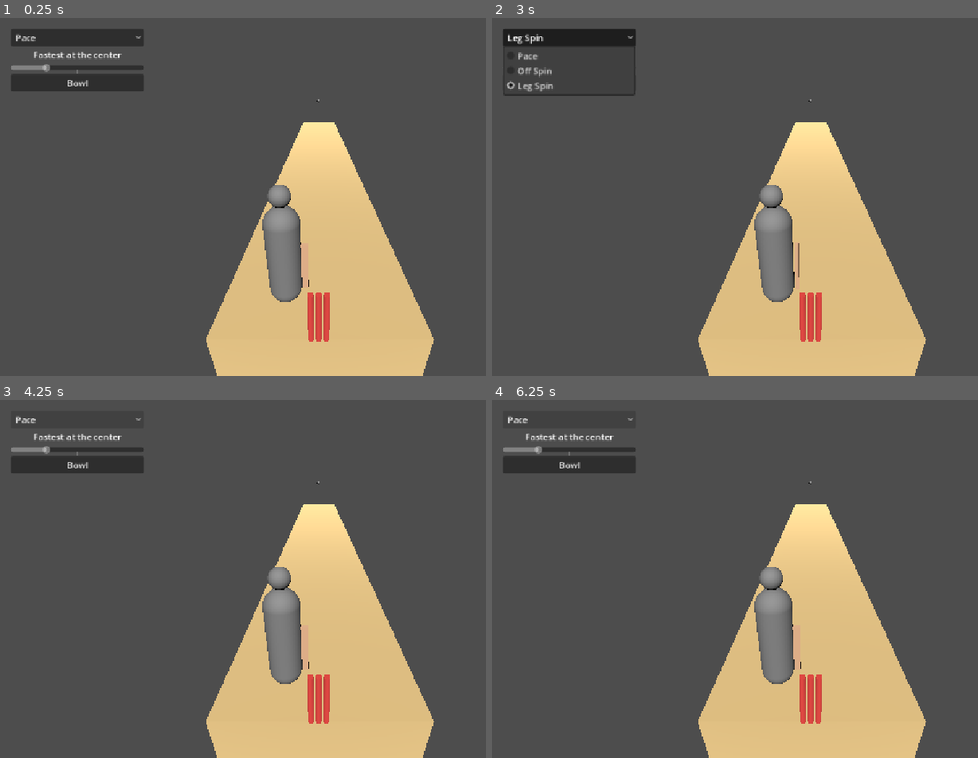
Above: before the commit, frames 1-4 (two rows, left to right).
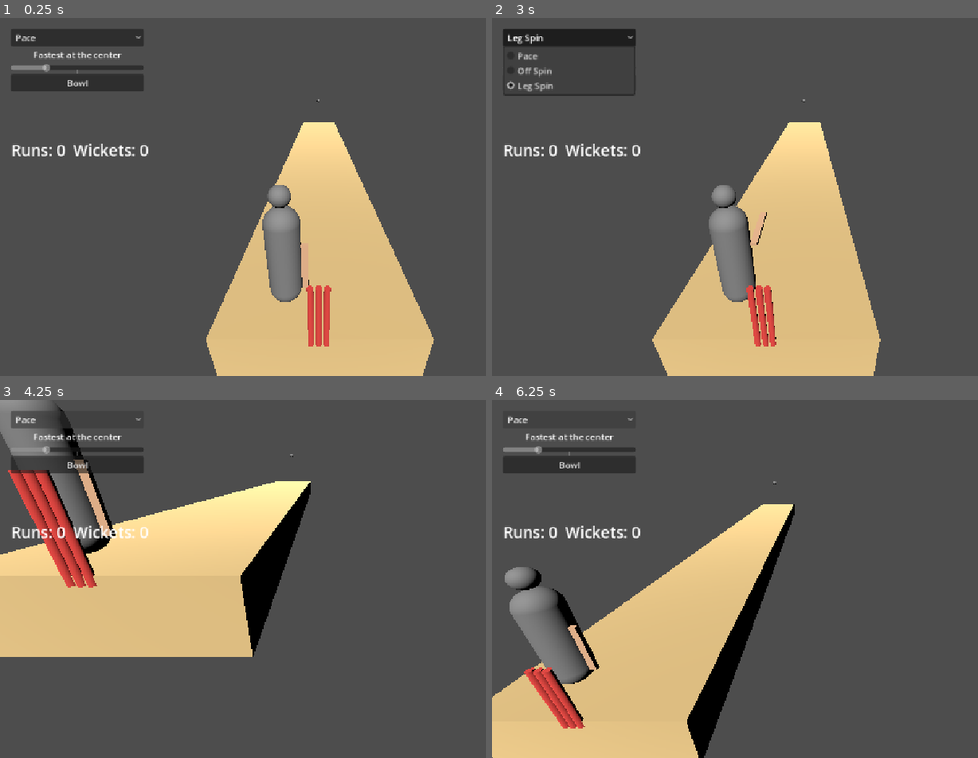
Above: after the commit, the same moments.

Repository: aranmahadevan108-prog/Real-Work-Haven
Game: Godot game, scene res://Cricket Batting Experience.tscn
Same seed, same stepped clock (60 frames per second), same inputs: the game is played once before the commit and once after it.
Inputs:
- Up to frame 1 (0.25 s): no input
- Up to frame 2 (3 s): click "Pace" at 0.5 s; click "Bowl" at 1.25 s; click "Leg Spin" at 2 s; tap Enter at 2.75 s; hold Right from 2.78 s (still down); tap Space (swing) at 2.85 s
- Up to frame 3 (4.25 s): release Right at 3.53 s; hold Down from 3.53 s (still down); tap Space (swing) at 3.6 s
- Up to frame 4 (6.25 s): release Down at 4.28 s; hold Right 4.28-5.03 s; tap Space (swing) at 4.35, 5.1, 5.85 s; hold Up 5.03-5.78 s; hold Left from 5.78 s (still down)

The runs differ from the first frame. In frame 1, 0.6% of the frame differs, in the area x 2-69%, y 35-92%; in frame 2, 13%; in frame 3, 46%, in the area x 0-90%, y 0-100%; in frame 4, 44%.

Commit message:
score on screen, movable camera

Diff:
--- a/Cricket Batting Experience.tscn
+++ b/Cricket Batting Experience.tscn
@@ -30,7 +30,7 @@
 [sub_resource type="CylinderMesh" id="CylinderMesh_taa6u"]
 top_radius = 0.04
 bottom_radius = 0.04
-height = 0.8
+height = 1.0
 
 [sub_resource type="StandardMaterial3D" id="StandardMaterial3D_cwspc"]
 albedo_color = Color(0.99999994, 0.30237666, 0.27484277, 1)
@@ -38,7 +38,7 @@
 [sub_resource type="CylinderMesh" id="CylinderMesh_alnqw"]
 top_radius = 0.04
 bottom_radius = 0.04
-height = 0.8
+height = 1.0
 
 [sub_resource type="StandardMaterial3D" id="StandardMaterial3D_2o1hl"]
 albedo_color = Color(1, 0.3019608, 0.27450982, 1)
@@ -46,10 +46,10 @@
 [sub_resource type="CylinderMesh" id="CylinderMesh_ovdqq"]
 top_radius = 0.04
 bottom_radius = 0.04
-height = 0.8
+height = 1.0
 
 [sub_resource type="BoxShape3D" id="BoxShape3D_ovdqq"]
-size = Vector3(0.3, 0.8, 0.2)
+size = Vector3(0.3, 1, 0.2)
 
 [sub_resource type="CapsuleMesh" id="CapsuleMesh_dmg41"]
 radius = 0.25
@@ -144,6 +144,8 @@
 transform = Transform3D(1, 0, 0, 0, 1, 0, 0, 0, 1, 0, -0.4, 0)
 mesh = SubResource("BoxMesh_dmg41")
 
+[node name="ScoreLabel" type="Node3D" parent="." unique_id=1273008777]
+
 [connection signal="body_entered" from="HitZone" to="." method="_on_hit_zone_body_entered"]
 [connection signal="body_exited" from="HitZone" to="." method="_on_hit_zone_body_exited"]
 [connection signal="body_entered" from="Stumps" to="." method="_on_stumps_body_entered"]
--- a/cricket_batting_experience.gd
+++ b/cricket_batting_experience.gd
@@ -1,7 +1,7 @@
 extends Node3D
 
 signal delivery_finished
-
+var runs = 0
 var ball_in_zone = false
 var cooldown = 0
 var wickets = 0
@@ -15,6 +15,7 @@
 var bowl_button := Button.new()
 var meter_time := 0.0
 var spin := 0.0
+var score_label := Label.new()
 
 func _ready() -> void:
 	ball.freeze = true
@@ -53,6 +54,10 @@
 	bowl_button.pressed.connect(_bowl)
 	controls.add_child(bowl_button)
 
+	score_label.position = Vector2(20, 220)
+	score_label.add_theme_font_size_override("font_size", 28)
+	hud.add_child(score_label)
+
 func _bowl() -> void:
 	var timing := 1.0 - absf(meter.value * 2.0 - 1.0)
 	bowl(bowl_type.selected, timing)
@@ -81,6 +86,22 @@
 		spin = 0.0
 # Called every frame. 'delta' is the elapsed time since the previous frame.
 func _process(delta: float):
+	score_label.text = "Runs: " + str(runs) + "  Wickets: " + str(wickets)
+
+	# arrow keys move the camera, W/S move it forward/back
+	var cam = $Camera3D
+	if Input.is_key_pressed(KEY_LEFT):
+		cam.position.x -= 3 * delta
+	if Input.is_key_pressed(KEY_RIGHT):
+		cam.position.x += 3 * delta
+	if Input.is_key_pressed(KEY_UP):
+		cam.position.y += 3 * delta
+	if Input.is_key_pressed(KEY_DOWN):
+		cam.position.y -= 3 * delta
+	if Input.is_key_pressed(KEY_W):
+		cam.position.z -= 3 * delta
+	if Input.is_key_pressed(KEY_S):
+		cam.position.z += 3 * delta
 	if not bowl_button.disabled:
 		meter_time += delta
 		meter.value = pingpong(meter_time, 1.0)
@@ -95,6 +116,7 @@
 	swing_bat()
 	if ball_in_zone:
 		print("HIT")
+		runs += 6
 		ball.linear_velocity = Vector3(45, 15, -40)
 		$HitSound.stream = load("res://screen-charm-recording.mp3")
 		$HitSound.play()
@@ -117,5 +139,5 @@
 
 func swing_bat():
 	var tween = create_tween()
-	tween.tween_property($Batsman/BatPivot, "rotation_degrees:y", -100, 0.12)
-	tween.tween_property($Batsman/BatPivot, "rotation_degrees:y", 0, 0.25)
+	tween.tween_property($Batsman/BatPivot, "rotation_degrees:x", 100, 0.12)
+	tween.tween_property($Batsman/BatPivot, "rotation_degrees:x", 0, 0.25)
